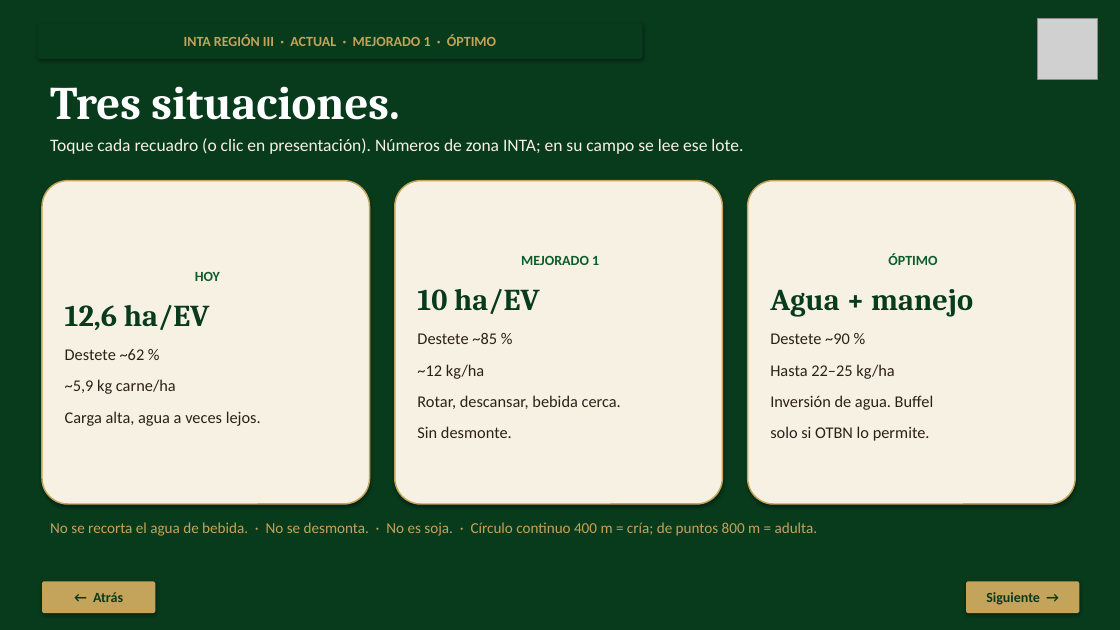
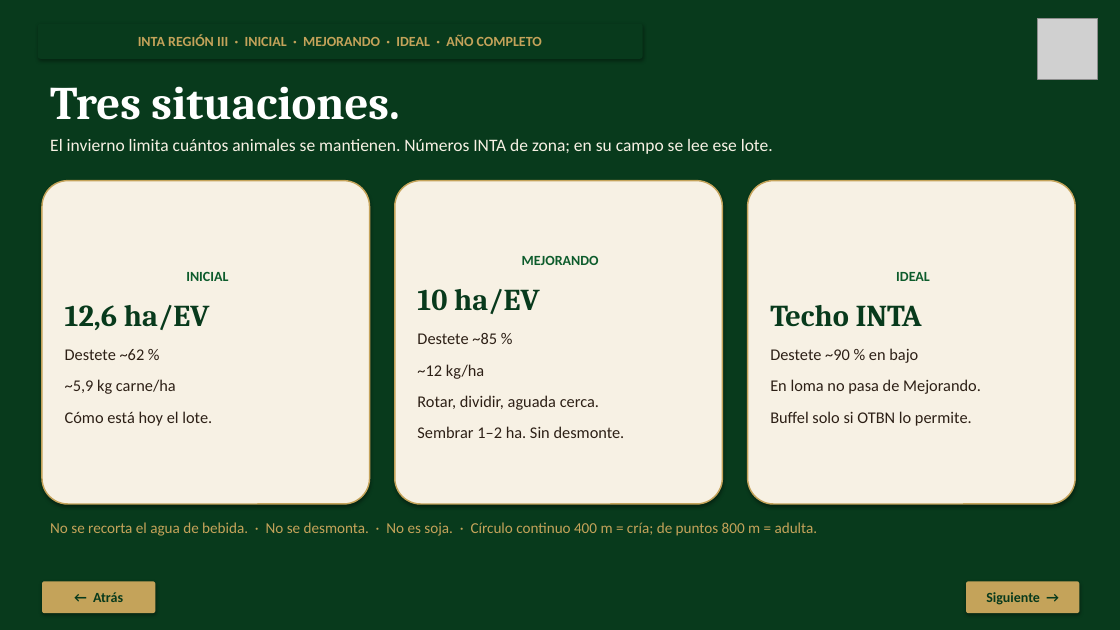
Before and after one commit to jose2026-market/gemelo-500ha-la-calera, a slide deck: slide 2 of Gemelo-Digital-Ganadero-productores.pptx. Drawn at 1120x630 pixels with LibreOffice and Linux fonts; fonts in the diff are those of the drawing; grey boxes stand for pictures. Boxes give left, top, right and bottom in pixels: in the first picture for what was removed or moved away, otherwise in the second. Text is boxed around its words. In the diff, an @@ line names an element or a change of style, - is before the commit and + after.

```diff
--- a/Gemelo-Digital-Ganadero-productores.pptx
+++ b/Gemelo-Digital-Ganadero-productores.pptx
@@ text in rounded rectangle at <box>138,34,542,46</box>: text changed @@
-INTA REGIÓN III · ACTUAL · MEJORADO 1 · ÓPTIMO
+INTA REGIÓN III · INICIAL · MEJORANDO · IDEAL · AÑO COMPLETO
@@ text at <box>50,139,773,154</box>: text changed @@
-Toque cada recuadro (o clic en presentación). Números de zona INTA; en su campo se lee ese lote.
+El invierno limita cuántos animales se mantienen. Números INTA de zona; en su campo se lee ese lote.
@@ text in rounded rectangle at <box>522,256,599,265</box>: text changed @@
-MEJORADO 1
+MEJORANDO
@@ text in rounded rectangle at <box>186,272,228,281</box>: text changed @@
-HOY
+INICIAL
@@ text in rounded rectangle at <box>770,272,981,426</box>: text changed @@
-ÓPTIMO
-Agua + manejo
-Destete ~90 %
-Hasta 22–25 kg/ha
-Inversión de agua. Buffel
-solo si OTBN lo permite.
+IDEAL
+Techo INTA
+Destete ~90 % en bajo
+En loma no pasa de Mejorando.
+Buffel solo si OTBN lo permite.
@@ text in rounded rectangle at <box>65,349,212,426</box>: text changed @@
-Destete ~62 %
-~5,9 kg carne/ha
-Carga alta, agua a veces lejos.
+Destete ~62 %
+~5,9 kg carne/ha
+Cómo está hoy el lote.
@@ text in rounded rectangle at <box>417,333,625,438</box>: text changed @@
-Destete ~85 %
-~12 kg/ha
-Rotar, descansar, bebida cerca.
-Sin desmonte.
+Destete ~85 %
+~12 kg/ha
+Rotar, dividir, aguada cerca.
+Sembrar 1–2 ha. Sin desmonte.
```
Also in this commit, not shown: 2 other slides changed, 1 slide added, 4 other files.
